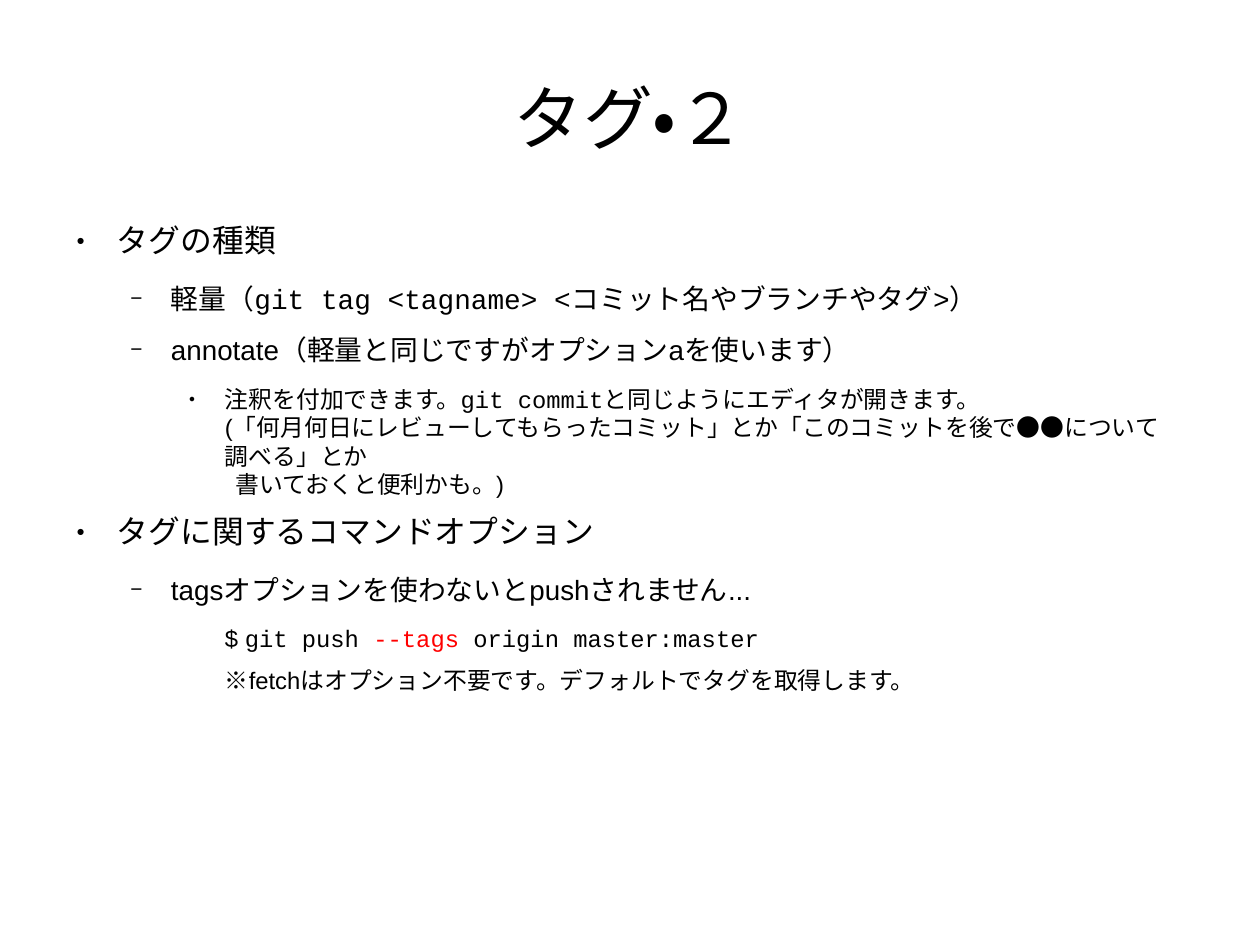
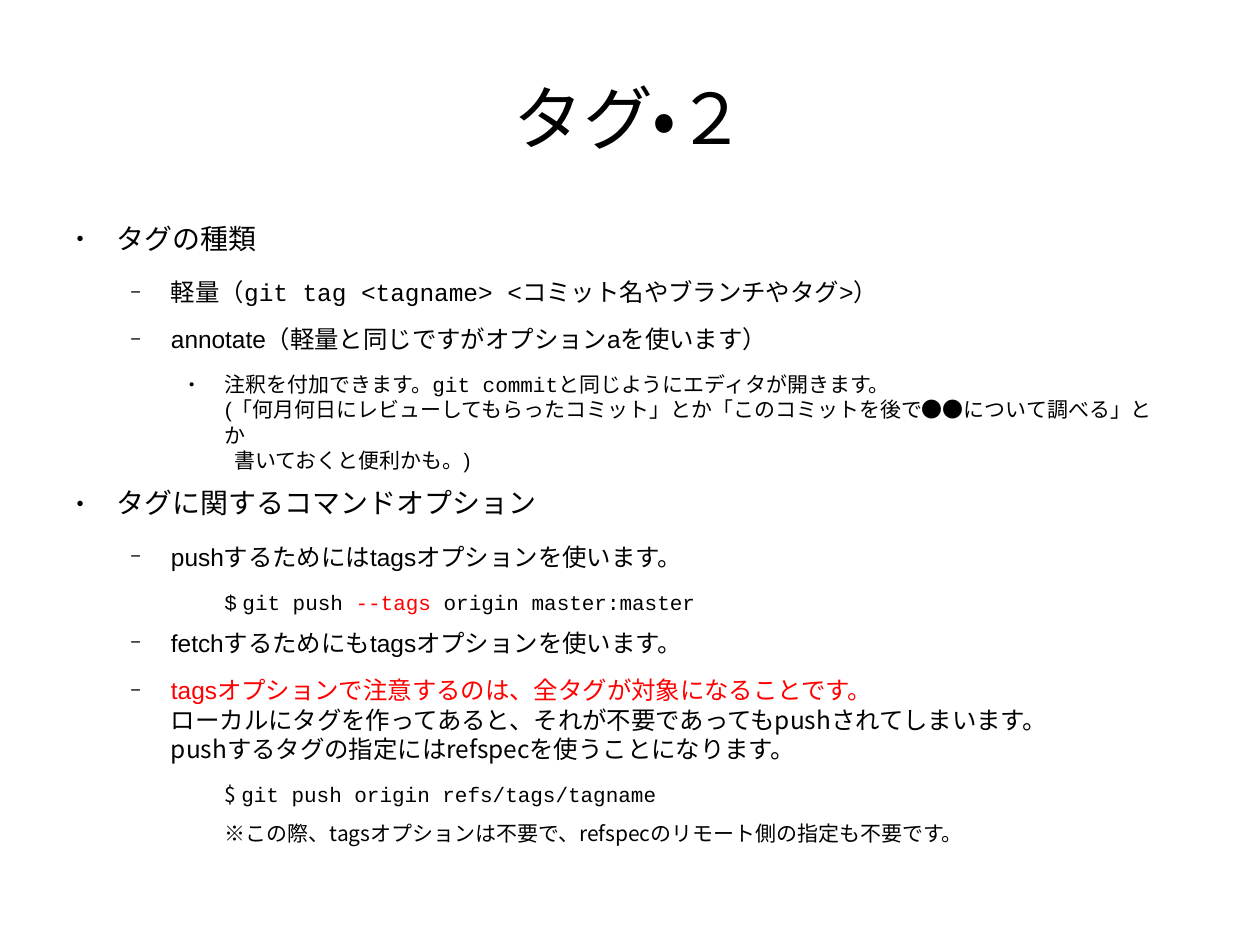
Before and after one commit to pneu/how_to_git, a slide deck: slide 73 of how_to_git.odp. Drawn at 1260x945 pixels with LibreOffice and Linux fonts; fonts in the diff are those of the drawing. Boxes give left, top, right and bottom in pixels: in the first picture for what was removed or moved away, otherwise in the second. Text is boxed around its words. In the diff, an @@ line names an element or a change of style, - is before the commit and + after.

```diff
--- a/how_to_git.odp
+++ b/how_to_git.odp
@@ text at box(117, 225, 1152, 615): size 20 to 17.6 pt in "タグの種類", "タグに関するコマンドオプション"; size 17.5 to 15.4 pt in "軽量（git tag <tagname> <コミット名やブランチやタグ>）", "annotate（軽量と同じですがオプションaを使います）"; size 15 to 13.2 pt in "注釈を付加できます。git commitと同じようにエディタが開きます。 (「何月何日にレビューしてもらったコミット」と ...", "$ git push --tags origin master:master" @@
@@ text at box(171, 546, 682, 571): text changed; size 17.5 to 15.4 pt @@
-  − tagsオプションを使わないとpushされません...
+  − pushするためにはtagsオプションを使います。
@@ text at box(171, 632, 1047, 807): text changed; size 15 to 15.4 pt; font Arial to Noto Sans CJK JP @@
-    ※fetchはオプション不要です。デフォルトでタグを取得します。
+  − fetchするためにもtagsオプションを使います。
+  − tagsオプションで注意するのは、全タグが対象になることです。
+    ローカルにタグを作ってあると、それが不要であってもpushされてしまいます。
+    pushするタグの指定にはrefspecを使うことになります。
+    $ git push origin refs/tags/tagname
+    ※この際、tagsオプションは不要で、refspecのリモート側の指定も不要です。
```
Also in this commit, not shown: 5 other slides changed, 4 slides added, 2 slides removed.
